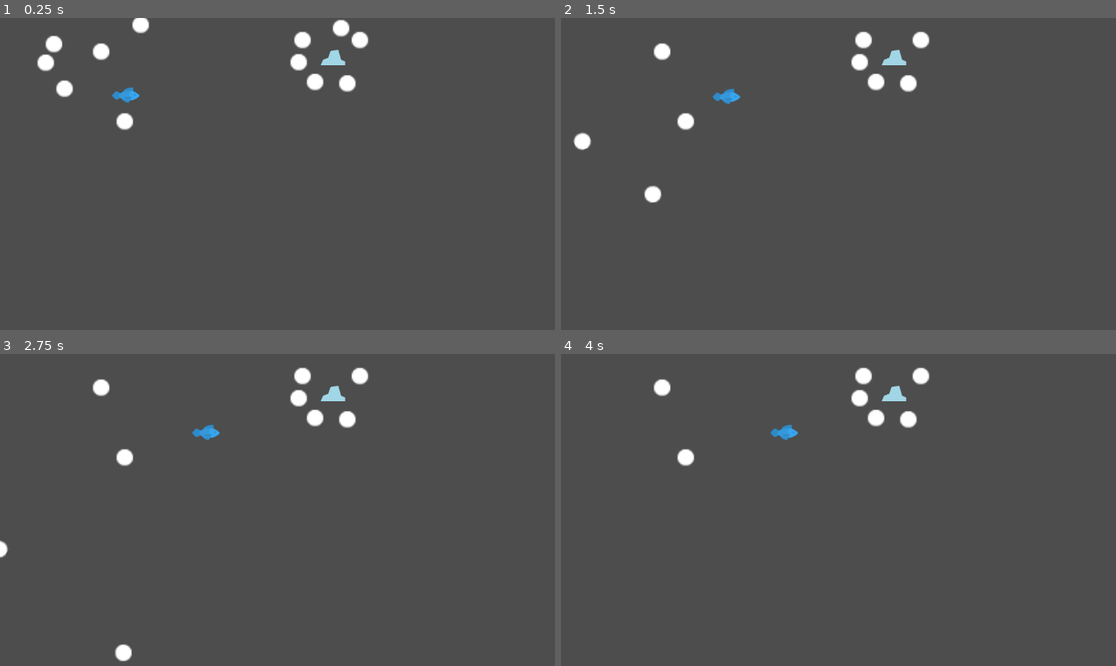
Above: before the commit, frames 1-4 (two rows, left to right).
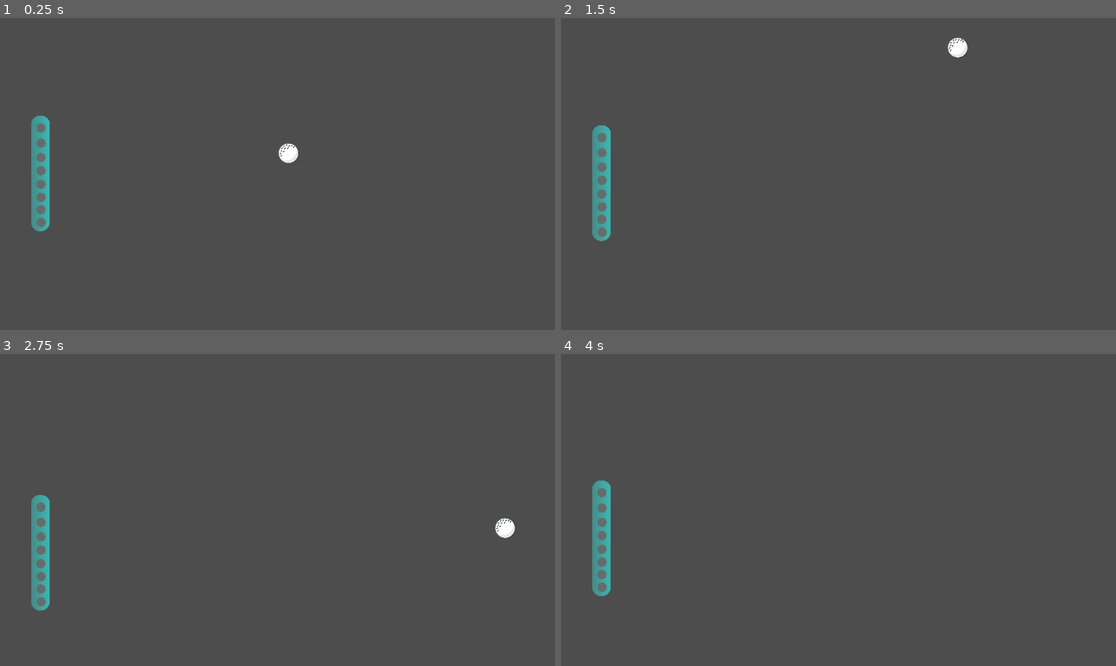
Above: after the commit, the same moments.

Repository: faas-bsu-25/kr_labs
Game: Godot game, scene res://lab2_pong/main.tscn
Two runs of this game, one before a commit and one after it. Both use one fixed random seed, a clock stepped at 60 frames per second and the inputs below. Before the commit the project starts from res://lab1/lab1.tscn.
Inputs:
- Up to frame 1 (0.25 s): no input
- Up to frame 2 (1.5 s): hold Right (ui_right) 0.53-1.28 s; hold S (left_player_down, bound only after the commit) from 1.28 s (still down)
- Up to frame 3 (2.75 s): release S (left_player_down, bound only after the commit) at 2.03 s; hold Right (ui_right) from 2.03 s (still down)
- Up to frame 4 (4 s): release Right (ui_right) at 2.78 s; hold W (left_player_up, bound only after the commit) 2.78-3.53 s; hold S (left_player_down, bound only after the commit) from 3.53 s (still down)

The runs differ from the first frame. In frame 1, 3.4% of the frame differs, in the area x 5-67%, y 0-69%; in frame 2, 3.0%; in frame 3, 2.9%; in frame 4, 2.5%.

Commit message:
Complete Exercise - Breakout
Also refactor each lab's main scene to `main.tscn`

Diff:
--- /dev/null
+++ b/lab2_pong/ball.gd
@@ -0,0 +1,17 @@
+extends CharacterBody2D
+
+const X_SPEED = 3
+const Y_SPEED = 4
+
+func _ready() -> void:
+	var goRight = randi() % 2
+	var goDown = randi() % 2
+
+	self.velocity.x = X_SPEED if goRight else -X_SPEED
+	self.velocity.y = Y_SPEED if goDown else -Y_SPEED
+
+func _process(delta: float) -> void:
+	var collision = move_and_collide(self.velocity)
+
+	if collision:
+		self.velocity = velocity.bounce(collision.get_normal())
--- /dev/null
+++ b/lab2_pong/main.gd
@@ -0,0 +1,7 @@
+extends Node2D
+
+var p1score = 0
+
+func inc_score():
+	p1score += 1
+	print(p1score)
--- /dev/null
+++ b/lab2_pong/main.tscn
@@ -0,0 +1,86 @@
+[gd_scene load_steps=11 format=3 uid="uid://cht8fs3cfsea8"]
+
+[ext_resource type="Script" uid="uid://bsmoofeys0csn" path="res://lab2_pong/paddle.gd" id="1_hhevy"]
+[ext_resource type="Texture2D" uid="uid://d3qxxyj1flsdr" path="res://assets/paddle.png" id="1_hpkx2"]
+[ext_resource type="Script" uid="uid://st7k8dnrld7o" path="res://lab2_pong/main.gd" id="1_jhfmr"]
+[ext_resource type="Script" uid="uid://c7l5141rog3l" path="res://lab2_pong/ball.gd" id="3_o5k6s"]
+[ext_resource type="Texture2D" uid="uid://cddok5cliktca" path="res://assets/ball.png" id="4_khvvx"]
+[ext_resource type="Script" uid="uid://cgvw45qk3ltk8" path="res://lab2_pong/net.gd" id="5_khvvx"]
+
+[sub_resource type="CapsuleShape2D" id="CapsuleShape2D_lxnki"]
+radius = 19.0
+height = 242.0
+
+[sub_resource type="CircleShape2D" id="CircleShape2D_jhfmr"]
+radius = 22.0
+
+[sub_resource type="RectangleShape2D" id="RectangleShape2D_o5k6s"]
+size = Vector2(1152, 10)
+
+[sub_resource type="RectangleShape2D" id="RectangleShape2D_jhfmr"]
+size = Vector2(124, 696)
+
+[node name="Scene" type="Node2D"]
+script = ExtResource("1_jhfmr")
+
+[node name="Paddle" type="CharacterBody2D" parent="."]
+position = Vector2(84, 323)
+rotation = 1.5708
+script = ExtResource("1_hhevy")
+metadata/_edit_group_ = true
+
+[node name="Sprite" type="Sprite2D" parent="Paddle"]
+scale = Vector2(0.48125, 0.48125)
+texture = ExtResource("1_hpkx2")
+
+[node name="CollisionShape2D" type="CollisionShape2D" parent="Paddle"]
+rotation = 1.5708
+shape = SubResource("CapsuleShape2D_lxnki")
+
+[node name="Ball" type="CharacterBody2D" parent="."]
+position = Vector2(554, 341)
+script = ExtResource("3_o5k6s")
+metadata/_edit_group_ = true
+
+[node name="Sprite" type="Sprite2D" parent="Ball"]
+scale = Vector2(0.0859375, 0.0859375)
+texture = ExtResource("4_khvvx")
+
+[node name="CollisionShape2D" type="CollisionShape2D" parent="Ball"]
+shape = SubResource("CircleShape2D_jhfmr")
+
+[node name="WallUpper" type="StaticBody2D" parent="."]
+metadata/_edit_group_ = true
+
+[node name="CollisionShape2D" type="CollisionShape2D" parent="WallUpper"]
+position = Vector2(576, -5)
+scale = Vector2(1.16, 0.919999)
+shape = SubResource("RectangleShape2D_o5k6s")
+
+[node name="WallLower" type="StaticBody2D" parent="."]
+position = Vector2(0, 658)
+metadata/_edit_group_ = true
+
+[node name="CollisionShape2D" type="CollisionShape2D" parent="WallLower"]
+position = Vector2(576, -5)
+scale = Vector2(1.16, 0.919999)
+shape = SubResource("RectangleShape2D_o5k6s")
+
+[node name="NetLeft" type="Area2D" parent="."]
+position = Vector2(-159, 322)
+script = ExtResource("5_khvvx")
+metadata/_edit_group_ = true
+
+[node name="CollisionShape2D" type="CollisionShape2D" parent="NetLeft"]
+shape = SubResource("RectangleShape2D_jhfmr")
+
+[node name="NetRight" type="Area2D" parent="."]
+position = Vector2(1311, 322)
+script = ExtResource("5_khvvx")
+metadata/_edit_group_ = true
+
+[node name="CollisionShape2D" type="CollisionShape2D" parent="NetRight"]
+shape = SubResource("RectangleShape2D_jhfmr")
+
+[connection signal="body_entered" from="NetLeft" to="NetLeft" method="_on_body_entered"]
+[connection signal="body_entered" from="NetRight" to="NetRight" method="_on_body_entered"]
--- /dev/null
+++ b/lab2_pong/net.gd
@@ -0,0 +1,5 @@
+extends Area2D
+
+func _on_body_entered(body: Node2D) -> void:
+	body.queue_free()
+	get_node("/root/Scene").inc_score()
--- /dev/null
+++ b/lab2_pong/paddle.gd
@@ -0,0 +1,14 @@
+extends CharacterBody2D
+
+const MOVE_SPEED = 100
+const FRICTION = 0.9
+
+func _process(delta: float) -> void:
+	self.velocity *= FRICTION
+
+	if Input.is_action_pressed("left_player_up"):
+		self.velocity.y = -MOVE_SPEED
+	if Input.is_action_pressed("left_player_down"):
+		self.velocity.y = MOVE_SPEED
+
+	move_and_slide()
--- a/project.godot
+++ b/project.godot
@@ -11,6 +11,29 @@
 [application]
 
 config/name="kr_labs"
-run/main_scene="uid://deagd6jgnhflw"
+run/main_scene="uid://cht8fs3cfsea8"
 config/features=PackedStringArray("4.4", "Forward Plus")
 config/icon="res://icon.svg"
+
+[input]
+
+left_player_up={
+"deadzone": 0.2,
+"events": [Object(InputEventKey,"resource_local_to_scene":false,"resource_name":"","device":-1,"window_id":0,"alt_pressed":false,"shift_pressed":false,"ctrl_pressed":false,"meta_pressed":false,"pressed":false,"keycode":0,"physical_keycode":87,"key_label":0,"unicode":119,"location":0,"echo":false,"script":null)
+]
+}
+left_player_down={
+"deadzone": 0.2,
+"events": [Object(InputEventKey,"resource_local_to_scene":false,"resource_name":"","device":-1,"window_id":0,"alt_pressed":false,"shift_pressed":false,"ctrl_pressed":false,"meta_pressed":false,"pressed":false,"keycode":0,"physical_keycode":83,"key_label":0,"unicode":115,"location":0,"echo":false,"script":null)
+]
+}
+right_player_up={
+"deadzone": 0.2,
+"events": [Object(InputEventKey,"resource_local_to_scene":false,"resource_name":"","device":-1,"window_id":0,"alt_pressed":false,"shift_pressed":false,"ctrl_pressed":false,"meta_pressed":false,"pressed":false,"keycode":0,"physical_keycode":73,"key_label":0,"unicode":105,"location":0,"echo":false,"script":null)
+]
+}
+right_player_down={
+"deadzone": 0.2,
+"events": [Object(InputEventKey,"resource_local_to_scene":false,"resource_name":"","device":-1,"window_id":0,"alt_pressed":false,"shift_pressed":false,"ctrl_pressed":false,"meta_pressed":false,"pressed":false,"keycode":0,"physical_keycode":74,"key_label":0,"unicode":106,"location":0,"echo":false,"script":null)
+]
+}
Binary file added: assets/ball.png
Not shown, added: assets/ball.png.import
Binary file added: assets/paddle.png
Not shown, added: assets/paddle.png.import
Renamed: lab1/lab1.tscn -> lab1/main.tscn
Not shown, added: lab2_pong/ball.gd.uid
Not shown, added: lab2_pong/main.gd.uid
Not shown, added: lab2_pong/net.gd.uid
Not shown, added: lab2_pong/paddle.gd.uid
